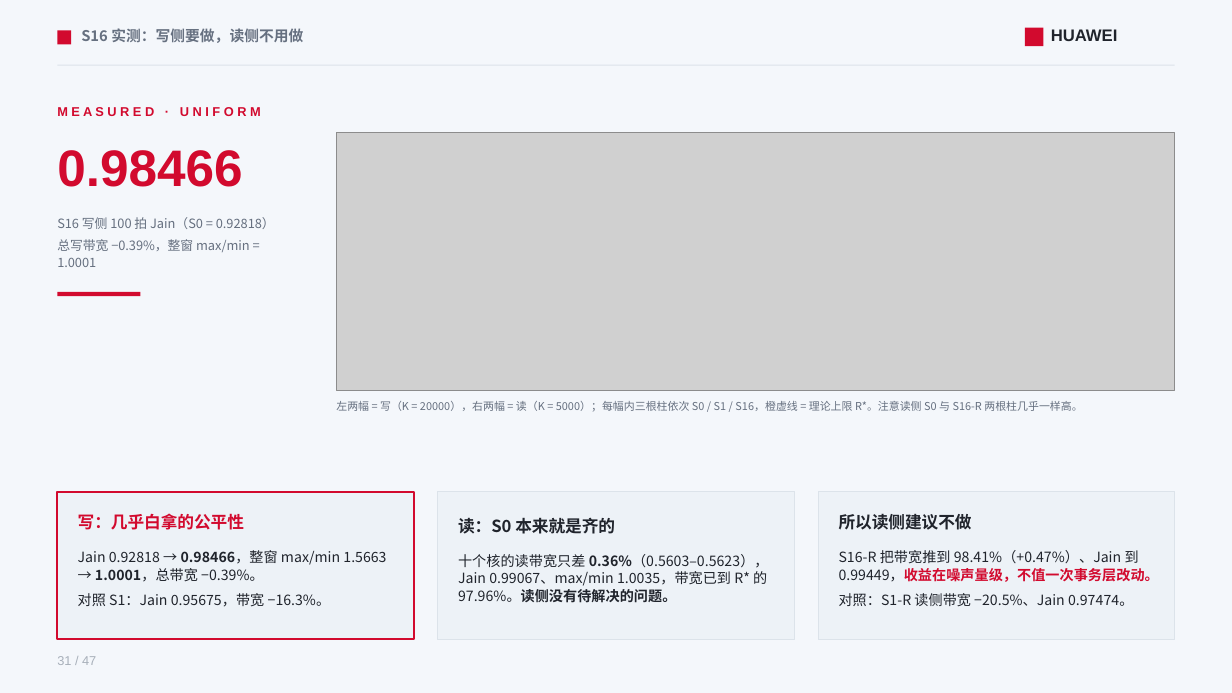
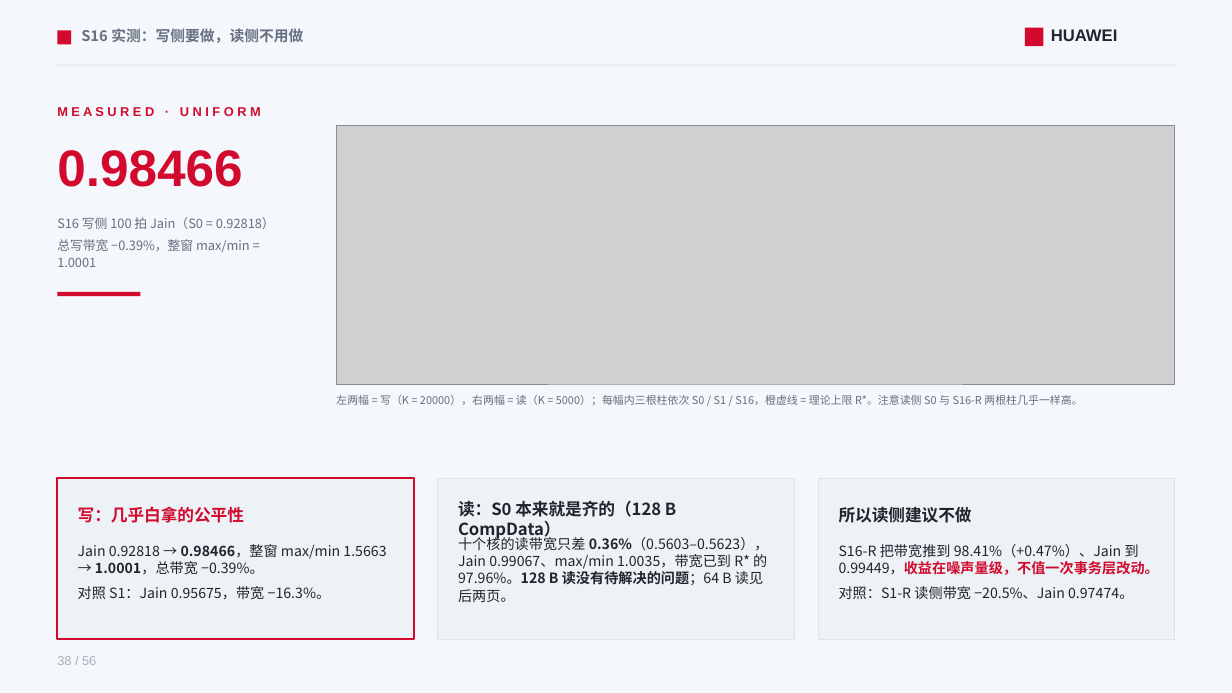
Before and after one commit to lukebest/booksim2, a slide deck: slide 38 of ppt/ring2-write-fairness.pptx (slide 31 before the commit). Drawn at 1232x693 pixels with LibreOffice and Linux fonts; fonts in the diff are those of the drawing; grey boxes stand for pictures. Boxes give left, top, right and bottom in pixels: in the first picture for what was removed or moved away, otherwise in the second. Text is boxed around its words. In the diff, an @@ line names an element or a change of style, - is before the commit and + after.

```diff
--- a/ppt/ring2-write-fairness.pptx
+++ b/ppt/ring2-write-fairness.pptx
@@ rectangle: place and size @@
-rectangle at [57,492,414,640]
+rectangle at [57,479,414,640]
@@ rectangle: place and size @@
-rectangle at [438,492,795,640]
+rectangle at [438,479,795,640]
@@ rectangle: place and size @@
-rectangle at [819,492,1176,640]
+rectangle at [819,479,1176,640]
@@ text at [458,500,676,540]: text changed @@
-读：S0 本来就是齐的
+读：S0 本来就是齐的（128 B CompData）
@@ text at [458,535,769,602]: text changed @@
-十个核的读带宽只差 0.36%（0.5603–0.5623），Jain 0.99067、max/min 1.0035，带宽已到 R* 的 97.96%。读侧没有待解决的问题。
+十个核的读带宽只差 0.36%（0.5603–0.5623），Jain 0.99067、max/min 1.0035，带宽已到 R* 的 97.96%。128 B 读没有待解决的问题；64 B 读见后两页。
@@ 5 texts, 1 picture: place and size @@
-5 texts, 1 picture at [78,132,1175,607]
+5 texts, 1 picture at [78,126,1175,600]
@@ text at [57,656,96,665]: text changed @@
-31 / 47
+38 / 56
```
Also in this commit, not shown: 45 other slides changed, 9 slides added, 15 other files.
